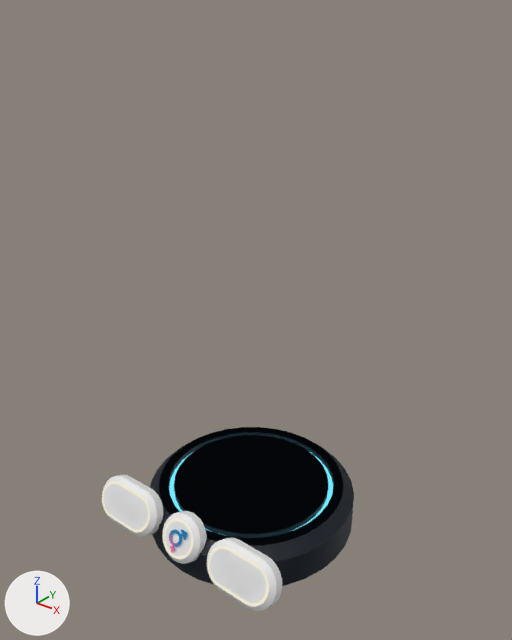
The Blender file assets/blends/podium.blend, before and after one commit.
Rendered twice from a 50 mm camera at (2.19, -2.69, 2.76) aimed at (0.05, -0.01, 1.1). Lighting does not change. The marker at lower left points along +X, +Y and +Z. The older version comes first. Text is drawn in Blender's own font.

The first picture shows 'btn.Copy', 'btn.Copy.001', 'btn.Rest', 'podium.001' and 3 more.
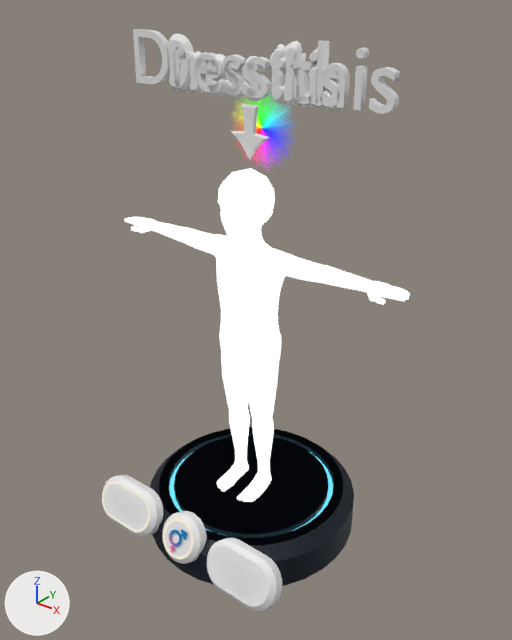
Boxes (x1, y1, x2, y2) around the edits, measured in the pictures (512 x 640 px):
'scale-person', added
    after: (124, 168, 410, 502)
'Text.004', added
    after: (133, 29, 400, 114)
'dressThis.text', added
    after: (168, 34, 343, 111)
    faces in mat_neon_0_002: (168, 40, 340, 107)
    faces in mat_marblepure: (169, 34, 343, 111)
'dressThis.arrow', added
    after: (231, 103, 269, 159)
    faces in mat_neon_0_002: (233, 106, 265, 156)
    faces in mat_marblepure: (231, 103, 269, 159)
'btn.Left.001', added
    after: (256, 103, 281, 153)

The change, as a diff of the scene's bpy script:
```diff
--- a/assets/blends/podium.blend.py
+++ b/assets/blends/podium.blend.py
@@ img_color_wheel_png @@
+img_color_wheel_png = load_image('color-wheel.png', '../tex/color-wheel.png', 1024, 1024, 'sRGB')
@@ img_text_gradient_png @@
+img_text_gradient_png = load_image('text-gradient.png', '../tex/text-gradient.png', 512, 512, 'Non-Color')
@@ mat_neon_0_002 @@
+mat_neon_0_002 = bpy.data.materials.new('Neon-0.002')
@@ mat_avatarskin_mat @@
+mat_avatarskin_mat = bpy.data.materials.new('AvatarSkin_MAT')
+# nodes: BsdfPrincipled, Mix, OutputMaterial, VertexColor
@@ mat_colorwheelfade @@
+mat_colorwheelfade = bpy.data.materials.new('ColorWheelFade')
+# uses the picture img_color_wheel_png
+# uses the picture img_text_gradient_png
@@ me_cylinder_014 @@
+me_cylinder_014.from_pydata(...)  # 64 vertices, 32 faces; spans x -0.47..0.47, y 0.0, z -0.47..0.47
+me_cylinder_014.polygons.foreach_set('use_smooth', [True] * 32)
+me_cylinder_014.materials.append(mat_colorwheelfade)
@@ me_cube @@
+me_cube.from_pydata(...)  # 33 vertices, 22 faces; spans x -1.2..0.0, y -0.84..0.84, z -1.51..1.13
+me_cube.polygons.foreach_set('use_smooth', [True] * 22)
+# faces by material slot: [2, 20]
+me_cube.materials.append(mat_neon_0_002)
+me_cube.materials.append(mat_marblepure)
@@ me_text_002 @@
+me_text_002.from_pydata(...)  # 916 vertices, 448 faces; spans x -1.4..1.39, y -0.07..0.66, z -0.08..0.05
+# faces by material slot: [12, 436]
+me_text_002.materials.append(mat_neon_0_002)
+me_text_002.materials.append(mat_marblepure)
@@ txt_text_001 @@
+txt_text_001 = bpy.data.curves.new('Text.001', 'FONT')
+txt_text_001.body = 'Dress this'
+txt_text_001.materials.append(mat_neon_0_002)
+txt_text_001.extrude = 0.05
+txt_text_001.align_x = 'CENTER'
@@ col_scale_person @@
+col_scale_person = bpy.data.collections.new('scale-person')
+col_scale_person.objects.link(ob_m_basemesh)
@@ ob_text_004 @@
+ob_text_004 = bpy.data.objects.new('Text.004', txt_text_001)
+ob_text_004.location = (0.0, 0.0, 2.25)
+ob_text_004.rotation_euler = (1.571, 0.0, 0.0)  # degrees (90, 0, 0)
+ob_text_004.scale = (0.382, 0.382, 0.382)
@@ ob_scale_person @@
+ob_scale_person = bpy.data.objects.new('scale-person', None)
+ob_scale_person.location = (0.0, 0.0, 0.0)
+ob_scale_person.instance_type = 'COLLECTION'
+ob_scale_person.instance_collection = col_scale_person
@@ ob_m_basemesh @@
+ob_m_basemesh = bpy.data.objects.new('M_BaseMesh', me_mesh_075.copy())  # the mesh of ob_m_basemesh
+ob_m_basemesh.location = (0.0, 0.0, 0.0)
+_m = ob_m_basemesh.modifiers.new('Array', 'ARRAY')
+_m.count = 1
+_m.relative_offset_displace = (0.0, 0.0, 1.0)
@@ ob_btn_left_001 @@
+ob_btn_left_001 = bpy.data.objects.new('btn.Left.001', me_cylinder_014)
+ob_btn_left_001.location = (0.0, 0.094, 2.087)
+ob_btn_left_001.scale = (0.615, 0.615, 0.615)
@@ ob_dressthis_arrow @@
+ob_dressthis_arrow = bpy.data.objects.new('dressThis.arrow', me_cube)
+ob_dressthis_arrow.location = (0.0, 0.0, 2.1)
+ob_dressthis_arrow.scale = (0.1, 0.02, 0.1)
+_m = ob_dressthis_arrow.modifiers.new('Hops_Mirror', 'MIRROR')
+_m.use_bisect_axis = (True, False, False)
+_m.use_bisect_flip_axis = (True, False, False)
+_m.use_clip = True
@@ ob_dressthis_text @@
+ob_dressthis_text = bpy.data.objects.new('dressThis.text', me_text_002)
+ob_dressthis_text.location = (0.0, 0.0, 2.25)
+ob_dressthis_text.rotation_euler = (1.571, 0.0, 0.0)  # degrees (90, 0, 0)
+ob_dressthis_text.scale = (0.382, 0.382, 0.382)
```
